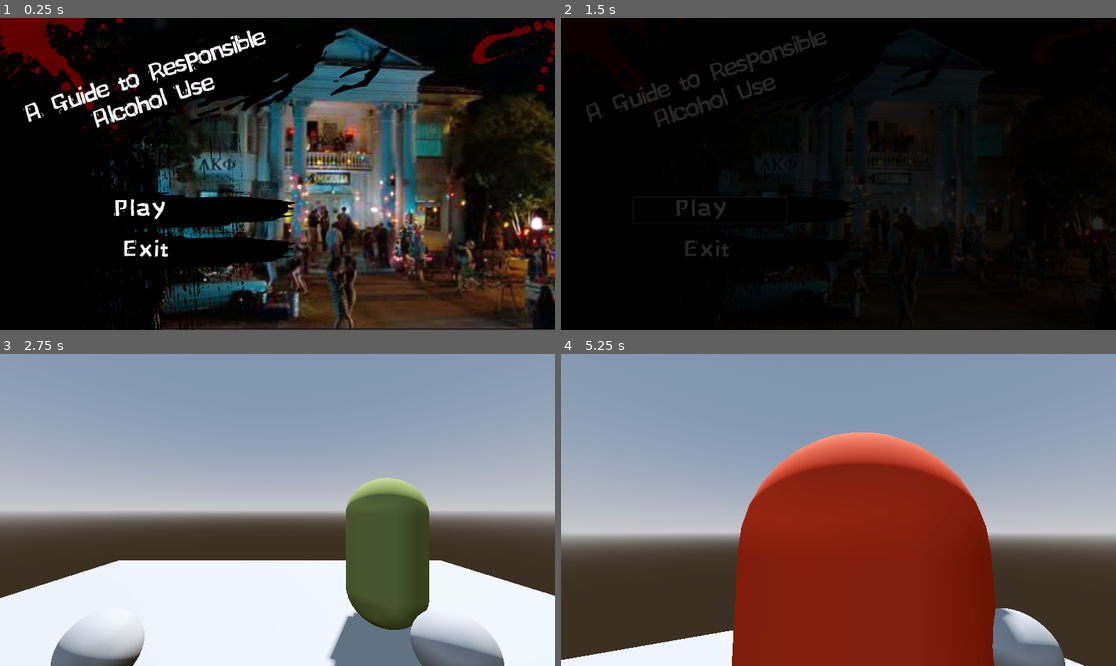
Above: before the commit, frames 1-4 (two rows, left to right).
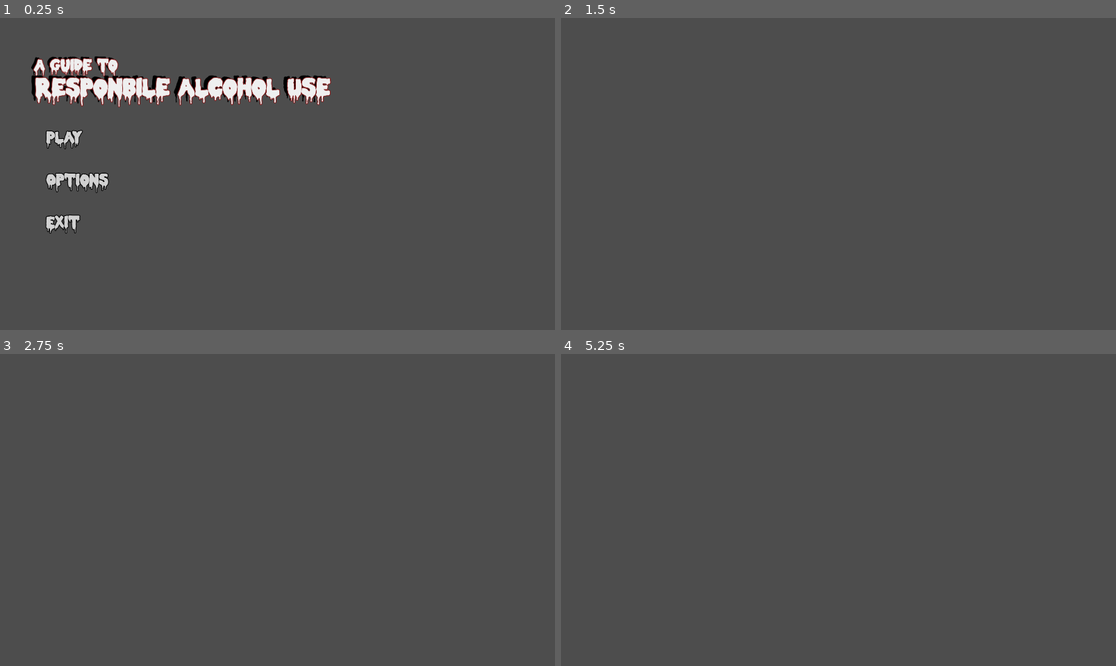
Above: after the commit, the same moments.

Repository: Cuckhands/frat-house
Game: Godot game, scene res://main_menu.tscn
Same seed, same stepped clock (60 frames per second), same inputs: the game is played once before the commit and once after it. The project has no main scene, so this scene is started directly.
Inputs (mouse positions are in pixels of both pictures, inside the frame that each line leads up to; where the layout moved, square brackets give the same spot in the first picture):
- Up to frame 1 (0.25 s): no input
- Up to frame 2 (1.5 s): click (638, 180) at 0.5 s, where only the run after the commit has a clickable "Options"; click (627, 139) [710, 211] at 1.25 s
- Up to frame 3 (2.75 s): click (149, 547) at 2.02 s
- Up to frame 4 (5.25 s): move the mouse to (866, 510) at 2.77 s; hold W (mv_forward) from 2.78 s (still down); click (866, 510) at 2.85 s; move the mouse to (810, 510) at 3.52 s; right-click (810, 510) at 3.6 s; move the mouse to (849, 503) at 4.27 s; hold Shift (sprint) 4.28-5.03 s; move the mouse to (832, 516) at 5.02 s; click (832, 516) at 5.1 s

The runs differ from the first frame. In frame 1, 96% of the frame differs, in the area x 0-100%, y 0-100%; in frame 2, 100%; in frame 3, 97%; in frame 4, 98%.
Error before the commit: Cannot call method 'change_scene_to_packed' on a null value. (res://main_menu.gd:14)

Commit message:
Implemented a working main/pause menu, a wip BAC hud, and improved the attack system.

Diff:
--- /dev/null
+++ b/game.gd
@@ -0,0 +1,12 @@
+extends Node
+
+@onready var main_menu: Control = $"Main Menu"
+@onready var test_world: Node3D = $TestWorld
+@onready var main_menu_scn = preload("res://main_menu.tscn")
+
+func _process(delta: float) -> void:
+	if Input.is_action_just_pressed("ui_cancel") and !main_menu:
+		Input.set_mouse_mode(Input.MOUSE_MODE_VISIBLE)
+		get_tree().paused = true
+		var pause_menu = main_menu_scn.instantiate()
+		add_child(pause_menu)
--- /dev/null
+++ b/game.tscn
@@ -0,0 +1,12 @@
+[gd_scene load_steps=4 format=3 uid="uid://dou4evoqvhrlx"]
+
+[ext_resource type="PackedScene" uid="uid://dskfjah5cacgd" path="res://test_world.tscn" id="1_e2o6t"]
+[ext_resource type="Script" uid="uid://cohbq0uv6knhs" path="res://game.gd" id="1_feb5d"]
+[ext_resource type="PackedScene" uid="uid://dxcfs2aldy1e8" path="res://main_menu.tscn" id="2_feb5d"]
+
+[node name="Game" type="Node"]
+script = ExtResource("1_feb5d")
+
+[node name="TestWorld" parent="." instance=ExtResource("1_e2o6t")]
+
+[node name="Main Menu" parent="." instance=ExtResource("2_feb5d")]
--- /dev/null
+++ b/hud.gd
@@ -0,0 +1,6 @@
+extends Control
+
+@onready var progress_bar: ProgressBar = $ProgressBar
+
+func update(bac: float) -> void:
+	progress_bar.set_value_no_signal(bac)
--- /dev/null
+++ b/hud.tscn
@@ -0,0 +1,27 @@
+[gd_scene load_steps=3 format=3 uid="uid://bmfmy216qlk86"]
+
+[ext_resource type="Script" uid="uid://bjtnlxucpb2p2" path="res://hud.gd" id="1_64ctp"]
+[ext_resource type="Theme" uid="uid://wcagtjjw7sli" path="res://menu.tres" id="2_8sq4i"]
+
+[node name="HUD" type="Control"]
+process_mode = 3
+layout_mode = 3
+anchors_preset = 15
+anchor_right = 1.0
+anchor_bottom = 1.0
+grow_horizontal = 2
+grow_vertical = 2
+script = ExtResource("1_64ctp")
+
+[node name="ProgressBar" type="ProgressBar" parent="."]
+layout_mode = 0
+offset_left = 50.0
+offset_top = 43.0
+offset_right = 182.0
+offset_bottom = 192.0
+mouse_filter = 2
+theme = ExtResource("2_8sq4i")
+max_value = 0.21
+step = 0.002
+value = 0.21
+fill_mode = 3
--- a/main_menu.gd
+++ b/main_menu.gd
@@ -1,22 +1,14 @@
 extends Control
 
-const GAME = preload("res://test_world.tscn")
-
-@onready var anim: AnimationPlayer = $fade_out
 # Called when the node enters the scene tree for the first time.
 func _ready() -> void:
-	$Play.pressed.connect(_on_play_pressed)
-	$Exit.pressed.connect(_on_exit_pressed)
+	Input.set_mouse_mode(Input.MOUSE_MODE_VISIBLE)
+	get_tree().paused = true
 
-func _on_play_pressed() -> void:
-	anim.play("fade_out")
-	await anim.animation_finished
-	get_tree().change_scene_to_packed(GAME)
-	print("Play pressed!")
-func _on_exit_pressed() -> void:
+func _on_play_button_up() -> void:
+	get_tree().paused = false
+	Input.set_mouse_mode(Input.MOUSE_MODE_CAPTURED)
+	queue_free()
+
+func _on_exit_button_up() -> void:
 	get_tree().quit()
-	print("Exit pressed!")
-
-# Called every frame. 'delta' is the elapsed time since the previous frame.
-func _process(delta: float) -> void:
-	pass
--- a/main_menu.tscn
+++ b/main_menu.tscn
@@ -1,98 +1,81 @@
-[gd_scene load_steps=12 format=3 uid="uid://be4uwb05dvlfu"]
+[gd_scene load_steps=3 format=3 uid="uid://dxcfs2aldy1e8"]
 
-[ext_resource type="Script" uid="uid://d1q5smdemy20i" path="res://main_menu.gd" id="1_06t4h"]
-[ext_resource type="Texture2D" uid="uid://cqgvcikryggg8" path="res://Main Menu.png" id="2_7vrkn"]
+[ext_resource type="Theme" uid="uid://wcagtjjw7sli" path="res://menu.tres" id="1_06t4h"]
+[ext_resource type="Script" uid="uid://b3qw1rv4dwm5e" path="res://main_menu.gd" id="1_7vrkn"]
 
-[sub_resource type="StyleBoxEmpty" id="StyleBoxEmpty_06t4h"]
-
-[sub_resource type="StyleBoxEmpty" id="StyleBoxEmpty_7vrkn"]
-
-[sub_resource type="StyleBoxEmpty" id="StyleBoxEmpty_fu7sn"]
-
-[sub_resource type="StyleBoxEmpty" id="StyleBoxEmpty_jix8l"]
-
-[sub_resource type="StyleBoxEmpty" id="StyleBoxEmpty_glbon"]
-
-[sub_resource type="StyleBoxEmpty" id="StyleBoxEmpty_nlkkf"]
-
-[sub_resource type="Animation" id="Animation_7vrkn"]
-resource_name = "fade_out"
-tracks/0/type = "value"
-tracks/0/imported = false
-tracks/0/enabled = true
-tracks/0/path = NodePath(".:modulate")
-tracks/0/interp = 1
-tracks/0/loop_wrap = true
-tracks/0/keys = {
-"times": PackedFloat32Array(0.2001, 0.25, 0.3001, 0.35, 0.4, 0.45, 0.5),
-"transitions": PackedFloat32Array(1, 1, 1, 1, 1, 1, 1),
-"update": 0,
-"values": [Color(0.15686275, 0.15686275, 0.15686275, 1), Color(0.13725491, 0.13725491, 0.13725491, 1), Color(0.11764706, 0.11764706, 0.11764706, 1), Color(0.09803922, 0.09803922, 0.09803922, 1), Color(0.078431375, 0.078431375, 0.078431375, 1), Color(0.05882353, 0.05882353, 0.05882353, 1), Color(0.039215688, 0.039215688, 0.039215688, 1)]
-}
-
-[sub_resource type="Animation" id="Animation_fu7sn"]
-length = 0.001
-tracks/0/type = "value"
-tracks/0/imported = false
-tracks/0/enabled = true
-tracks/0/path = NodePath(".:modulate")
-tracks/0/interp = 1
-tracks/0/loop_wrap = true
-tracks/0/keys = {
-"times": PackedFloat32Array(0),
-"transitions": PackedFloat32Array(1),
-"update": 0,
-"values": [Color(1, 1, 1, 1)]
-}
-
-[sub_resource type="AnimationLibrary" id="AnimationLibrary_jix8l"]
-_data = {
-&"RESET": SubResource("Animation_fu7sn"),
-&"fade_out": SubResource("Animation_7vrkn")
-}
-
-[node name="Control" type="Control"]
+[node name="Main Menu" type="Control"]
+process_mode = 3
 layout_mode = 3
 anchors_preset = 15
 anchor_right = 1.0
 anchor_bottom = 1.0
 grow_horizontal = 2
 grow_vertical = 2
-script = ExtResource("1_06t4h")
+size_flags_horizontal = 0
+script = ExtResource("1_7vrkn")
 
-[node name="TextureRect" type="TextureRect" parent="."]
+[node name="Buttons" type="Control" parent="."]
 layout_mode = 1
-anchors_preset = 15
-anchor_right = 1.0
+anchors_preset = 0
+offset_left = 160.0
+offset_top = 391.0
+offset_right = 461.0
+offset_bottom = 736.0
+
+[node name="Play" type="Button" parent="Buttons"]
+layout_mode = 1
+offset_right = 124.0
+offset_bottom = 52.0
+theme = ExtResource("1_06t4h")
+text = "Play"
+
+[node name="Options" type="Button" parent="Buttons"]
+layout_mode = 1
+anchors_preset = 4
+anchor_top = 0.5
+anchor_bottom = 0.5
+offset_top = -26.0
+offset_right = 214.0
+offset_bottom = 26.0
+grow_vertical = 2
+theme = ExtResource("1_06t4h")
+text = "Options"
+
+[node name="Exit" type="Button" parent="Buttons"]
+layout_mode = 1
+anchors_preset = 2
+anchor_top = 1.0
 anchor_bottom = 1.0
-grow_horizontal = 2
-grow_vertical = 2
-texture = ExtResource("2_7vrkn")
-stretch_mode = 6
+offset_top = -52.0
+offset_right = 115.0
+grow_vertical = 0
+theme = ExtResource("1_06t4h")
+text = "Exit"
 
-[node name="Play" type="Button" parent="."]
-layout_mode = 0
-offset_left = 251.0
-offset_top = 620.0
-offset_right = 780.0
-offset_bottom = 711.0
-theme_override_font_sizes/font_size = 50
-theme_override_styles/normal = SubResource("StyleBoxEmpty_06t4h")
-theme_override_styles/pressed = SubResource("StyleBoxEmpty_7vrkn")
-theme_override_styles/hover = SubResource("StyleBoxEmpty_fu7sn")
+[node name="Title" type="Control" parent="."]
+layout_mode = 1
+anchors_preset = 0
 
-[node name="Exit" type="Button" parent="."]
-layout_mode = 0
-offset_left = 225.0
-offset_top = 754.0
-offset_right = 756.0
-offset_bottom = 845.0
-theme_override_font_sizes/font_size = 60
-theme_override_styles/normal = SubResource("StyleBoxEmpty_jix8l")
-theme_override_styles/pressed = SubResource("StyleBoxEmpty_glbon")
-theme_override_styles/hover = SubResource("StyleBoxEmpty_nlkkf")
+[node name="A Guide To" type="Label" parent="Title"]
+layout_mode = 1
+offset_left = 117.0
+offset_top = 141.0
+offset_right = 407.0
+offset_bottom = 193.0
+theme = ExtResource("1_06t4h")
+theme_override_constants/shadow_offset_x = -9
+theme_override_constants/shadow_offset_y = -7
+theme_override_font_sizes/font_size = 52
+text = "A Guide to"
 
-[node name="fade_out" type="AnimationPlayer" parent="."]
-libraries = {
-&"": SubResource("AnimationLibrary_jix8l")
-}
+[node name="Drinking Responsibly" type="Label" parent="Title"]
+layout_mode = 1
+offset_left = 123.0
+offset_top = 207.0
+offset_right = 1010.0
+offset_bottom = 370.0
+theme = ExtResource("1_06t4h")
+text = "Responbile alcohol Use"
+
+[connection signal="button_up" from="Buttons/Play" to="." method="_on_play_button_up"]
+[connection signal="button_up" from="Buttons/Exit" to="." method="_on_exit_button_up"]
--- /dev/null
+++ b/menu.tres
@@ -0,0 +1,43 @@
+[gd_resource type="Theme" load_steps=9 format=3 uid="uid://wcagtjjw7sli"]
+
+[ext_resource type="FontFile" uid="uid://cjxeg2l5higpo" path="res://DoubleFeature-BLlwd.ttf" id="1_bsmre"]
+
+[sub_resource type="StyleBoxEmpty" id="StyleBoxEmpty_bsmre"]
+
+[sub_resource type="StyleBoxEmpty" id="StyleBoxEmpty_y3icr"]
+
+[sub_resource type="StyleBoxEmpty" id="StyleBoxEmpty_77h70"]
+
+[sub_resource type="StyleBoxEmpty" id="StyleBoxEmpty_hlhde"]
+
+[sub_resource type="StyleBoxEmpty" id="StyleBoxEmpty_5sodv"]
+
+[sub_resource type="StyleBoxEmpty" id="StyleBoxEmpty_6gbjh"]
+
+[sub_resource type="StyleBoxFlat" id="StyleBoxFlat_1yfpq"]
+bg_color = Color(0.76, 0.5732933, 0.25079998, 1)
+
+[resource]
+default_font_size = 24
+Button/colors/font_color = Color(0.81960785, 0.81960785, 0.81960785, 1)
+Button/colors/font_hover_color = Color(1, 1, 1, 1)
+Button/colors/font_pressed_color = Color(0.49803922, 0.11372549, 0.11372549, 1)
+Button/constants/outline_size = 10
+Button/font_sizes/font_size = 52
+Button/fonts/font = ExtResource("1_bsmre")
+Button/styles/disabled = SubResource("StyleBoxEmpty_bsmre")
+Button/styles/focus = SubResource("StyleBoxEmpty_y3icr")
+Button/styles/hover = SubResource("StyleBoxEmpty_77h70")
+Button/styles/normal = SubResource("StyleBoxEmpty_hlhde")
+Button/styles/pressed = SubResource("StyleBoxEmpty_5sodv")
+Label/colors/font_color = Color(0.9372549, 0.9372549, 0.9372549, 1)
+Label/colors/font_outline_color = Color(0.51, 0.11730001, 0.11730001, 1)
+Label/colors/font_shadow_color = Color(0, 0, 0, 1)
+Label/constants/outline_size = 10
+Label/constants/shadow_offset_x = -14
+Label/constants/shadow_offset_y = -8
+Label/constants/shadow_outline_size = 1
+Label/font_sizes/font_size = 80
+Label/fonts/font = ExtResource("1_bsmre")
+ProgressBar/styles/background = SubResource("StyleBoxEmpty_6gbjh")
+ProgressBar/styles/fill = SubResource("StyleBoxFlat_1yfpq")
--- a/player.gd
+++ b/player.gd
@@ -4,6 +4,7 @@
 @onready var camera: Camera3D = $NeckPivot/Camera3D
 @onready var melee_anim: AnimationPlayer = $AnimationPlayer
 @onready var hitbox: Area3D = $NeckPivot/Camera3D/Hitbox
+@onready var hud: Control = $HUD
 
 @export var mouse_sens: float = 0.001
 # Gives roughly 20 seconds
@@ -29,9 +30,6 @@
 
 	handle_melee()
 
-	if Input.is_action_just_pressed("ui_cancel"):
-		Input.set_mouse_mode(Input.MOUSE_MODE_VISIBLE)
-
 	# DEBUG PURPOSES
 	if Input.is_action_just_pressed("ui_page_up"):
 		drink_booze(0.02)
@@ -46,6 +44,8 @@
 
 	# BAC goes down on its own
 	sober_up(delta * sober_rate)
+
+	hud.update(bac + randf_range(-0.001, 0.001))
 
 # Fill up
 func drink_booze(bac_gain: float):
--- a/player.tscn
+++ b/player.tscn
@@ -1,6 +1,7 @@
-[gd_scene load_steps=13 format=3 uid="uid://cgcm5wspxegx4"]
+[gd_scene load_steps=14 format=3 uid="uid://cgcm5wspxegx4"]
 
 [ext_resource type="Script" uid="uid://cuywqhrrm23fx" path="res://player.gd" id="1_4flbx"]
+[ext_resource type="PackedScene" uid="uid://bmfmy216qlk86" path="res://hud.tscn" id="2_onrkg"]
 
 [sub_resource type="CapsuleMesh" id="CapsuleMesh_aevu8"]
 
@@ -171,7 +172,7 @@
 &"right_hook_return": SubResource("Animation_onrkg")
 }
 
-[node name="Player" type="RigidBody3D"]
+[node name="Player" type="RigidBody3D" groups=["Player"]]
 collision_layer = 2
 collision_mask = 5
 lock_rotation = true
@@ -190,7 +191,6 @@
 [node name="Camera3D" type="Camera3D" parent="NeckPivot"]
 
 [node name="Hitbox" type="Area3D" parent="NeckPivot/Camera3D"]
-collision_layer = 0
 collision_mask = 4
 
 [node name="CollisionShape3D" type="CollisionShape3D" parent="NeckPivot/Camera3D/Hitbox"]
@@ -215,3 +215,6 @@
 libraries = {
 &"": SubResource("AnimationLibrary_2hs0m")
 }
+
+[node name="HUD" parent="." instance=ExtResource("2_onrkg")]
+mouse_filter = 2
--- a/project.godot
+++ b/project.godot
@@ -18,10 +18,12 @@
 
 window/size/viewport_width=1920
 window/size/viewport_height=1080
+window/size/mode=1
 
 [global_group]
 
 Zombie=""
+Player=""
 
 [input]
 
--- a/smart_zombie.gd
+++ b/smart_zombie.gd
@@ -9,7 +9,7 @@
 var health: float = 100.0
 
 @onready var navigation_agent: NavigationAgent3D = $NavigationAgent3D
-@onready var player = $/root/TestWorld/Player
+@onready var player = $/root/Game/TestWorld/Player
 @onready var hurt_timer: Timer = $HurtTimer # Prevents hurt spam
 @onready var mesh: MeshInstance3D = $MeshInstance3D
 var zb_tex: StandardMaterial3D = preload("res://zombie.tres")
--- a/smart_zombie.tscn
+++ b/smart_zombie.tscn
@@ -1,6 +1,7 @@
-[gd_scene load_steps=4 format=3 uid="uid://cmntqolbt7bsf"]
+[gd_scene load_steps=5 format=3 uid="uid://cmntqolbt7bsf"]
 
 [ext_resource type="Script" uid="uid://b47sc6o8uxogk" path="res://smart_zombie.gd" id="1_2bjoy"]
+[ext_resource type="Material" uid="uid://dbrkqhpreqogp" path="res://zombie.tres" id="2_eyyyu"]
 
 [sub_resource type="ConvexPolygonShape3D" id="ConvexPolygonShape3D_eyyyu"]
 points = PackedVector3Array(-0.125207, -0.532801, -0.480507, 0.0227831, 0.47607, 0.498884, 0.169713, 0.559144, 0.464172 …(924 unchanged characters)…
@@ -17,11 +18,12 @@
 
 [node name="MeshInstance3D" type="MeshInstance3D" parent="."]
 mesh = SubResource("CapsuleMesh_butdy")
+surface_material_override/0 = ExtResource("2_eyyyu")
 
 [node name="NavigationAgent3D" type="NavigationAgent3D" parent="."]
 
 [node name="HurtTimer" type="Timer" parent="."]
-wait_time = 0.6
+wait_time = 0.2
 one_shot = true
 
 [connection signal="timeout" from="HurtTimer" to="." method="_on_hurt_timer_timeout"]
--- a/test_world.tscn
+++ b/test_world.tscn
@@ -41,6 +41,7 @@
 shape = SubResource("ConcavePolygonShape3D_35p4s")
 
 [node name="Player" parent="." instance=ExtResource("1_dxppu")]
+unique_name_in_owner = true
 transform = Transform3D(1, 0, 0, 0, 1, 0, 0, 0, 1, -0.06806469, 1.2874312, 1.3590293)
 
 [node name="SmartZombie" parent="." instance=ExtResource("2_gy3sr")]
Binary file added: DoubleFeature-BLlwd.ttf
Not shown, added: DoubleFeature-BLlwd.ttf.import
Not shown, added: game.gd.uid
Not shown, added: hud.gd.uid
Not shown, changed: main_menu.gd.uid
